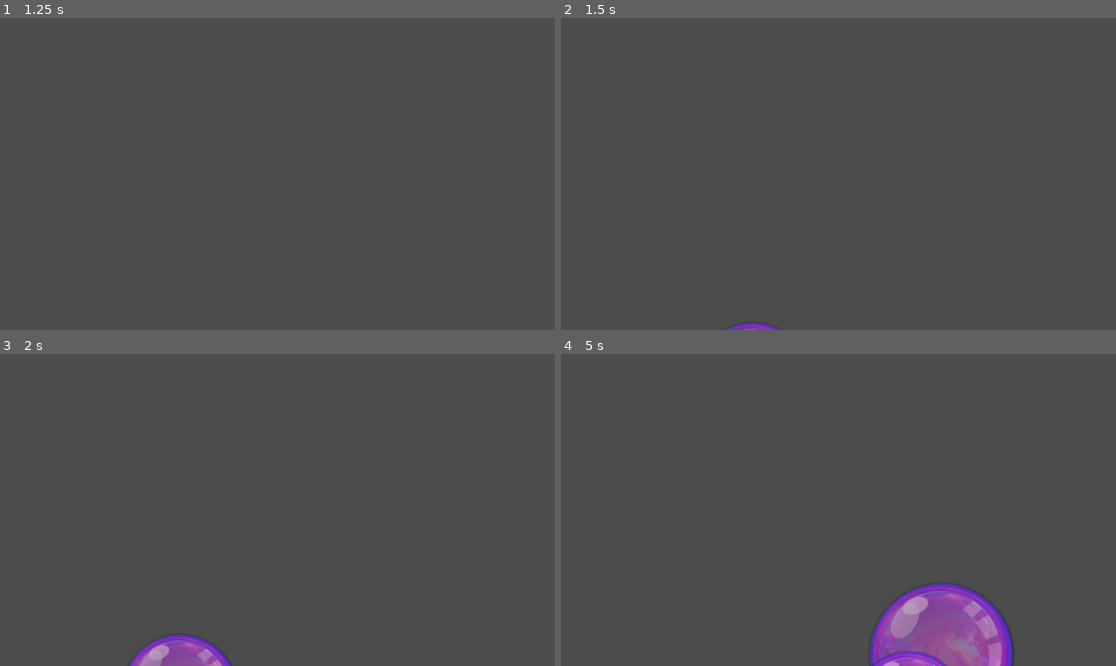
Above: before the commit, frames 1-4 (two rows, left to right).
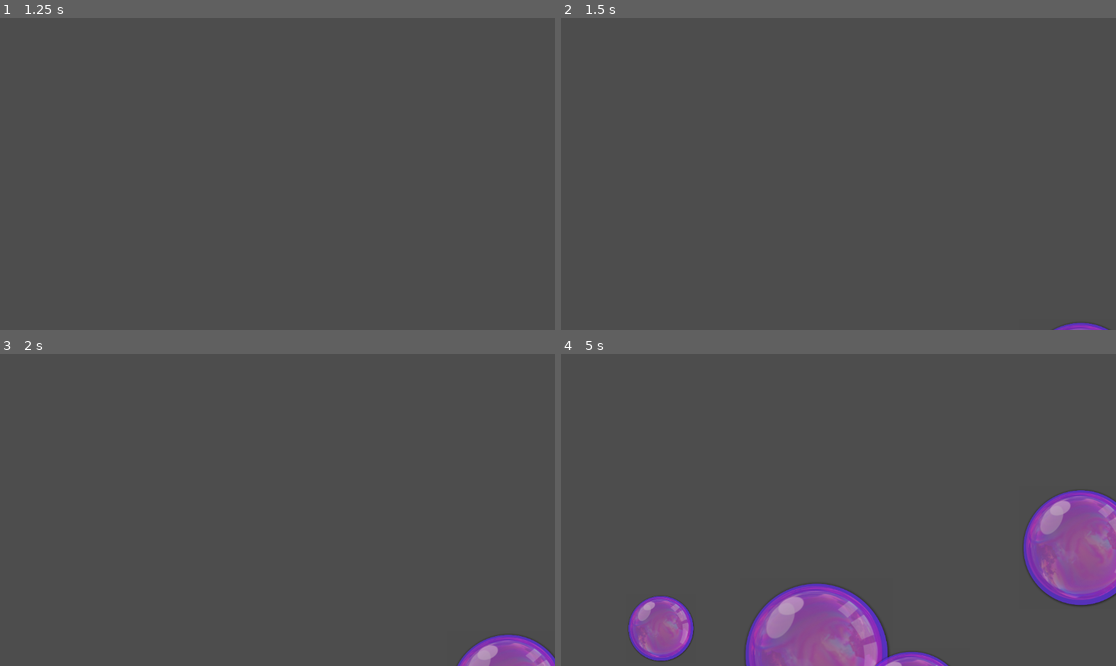
Above: after the commit, the same moments.

Repository: rlubke/bubble-pop
Game: Godot game, scene res://Main/Main.tscn
Two runs of this game, one before a commit and one after it. Both use one fixed random seed, a clock stepped at 60 frames per second and the inputs below.
Inputs (mouse positions are in pixels of both pictures, inside the frame that each line leads up to):
- Up to frame 1 (1.25 s): tap Enter at 0.5 s; move the mouse to (399, 158) at 0.52 s; click (399, 158) at 0.67 s
- Up to frame 2 (1.5 s): tap Space at 1.25 s; move the mouse to (727, 189) at 1.27 s; click (727, 189) at 1.42 s
- Up to frame 3 (2 s): no input
- Up to frame 4 (5 s): move the mouse to (894, 441) at 2.02 s; click (894, 441) at 2.17 s; move the mouse to (760, 656) at 2.77 s; click (760, 656) at 2.92 s; move the mouse to (1005, 556) at 3.52 s; click (1005, 556) at 3.67 s; move the mouse to (721, 662) at 4.27 s; click (721, 662) at 4.42 s

Frame 1 is identical in both runs. In frame 2, 0.3% of the frame differs, in the area x 29-99%, y 97-100%; in frame 3, 2.6%; in frame 4, 17%, in the area x 12-100%, y 43-100%.

Commit message:
- Added logic to handle cleanup of bubbles  that have reached the top. - Remove unnecessary print statement. - added func blow_bubble to Main to handle   instantiation and adding to tree. - Use float vs int for storing calculated   x position of bubble.

Diff:
--- a/Code/Bubble/Bubble.gd
+++ b/Code/Bubble/Bubble.gd
@@ -6,14 +6,14 @@
 const SPEED: int = 100
 const ABS_MAX_HT: int = 50
 const ABS_MIN_HT: int = 20
-var maxHorizontalTranslation: int
-var translationDirection: int
-var originalXPos;
 
 @onready
 var sprite: Sprite2D = $Sprite2D
+var max_horizontal_translation: int
+var translation_direction: int
+var original_x_pos: float;
 
-func on_clicked(viewport: Node, event: InputEvent, shape_idx: int):
+func on_clicked(_viewport: Node, event: InputEvent, _shape_idx: int):
 	if event is InputEventMouseButton:
 		if event.button_index == MOUSE_BUTTON_LEFT:
 			if event.pressed:
@@ -25,33 +25,34 @@
 
 
 func setup_horizontal_translation():
-	maxHorizontalTranslation = randi_range(ABS_MIN_HT, ABS_MAX_HT)
-	print(maxHorizontalTranslation)
+	max_horizontal_translation = randi_range(ABS_MIN_HT, ABS_MAX_HT)
+
 	if randi_range(1, 2) % 2 == 0:
-		translationDirection = TRANS_LEFT
+		translation_direction = TRANS_LEFT
 	else:
-		translationDirection = TRANS_RIGHT
+		translation_direction = TRANS_RIGHT
 
 
 func setup_initial_position(bubble_scale: float):
-	originalXPos = randi_range(100, 1100)
-	position.x = originalXPos
+	original_x_pos = randf_range(100, 1100)
+	position.x = original_x_pos
 	position.y = get_viewport().size.y + (sprite.get_rect().size.y * bubble_scale)
+
 
 func process_horizontal_translation():
 	var curX: float = position.x;
-	if translationDirection == TRANS_LEFT:
-		if curX - 1 >= originalXPos - maxHorizontalTranslation:
+	if translation_direction == TRANS_LEFT:
+		if curX - 1 >= original_x_pos - max_horizontal_translation:
 			position.x = curX - 1;
 		else:
-			translationDirection = TRANS_RIGHT
+			translation_direction = TRANS_RIGHT
 			position.x = curX + 1;
 
-	if translationDirection == TRANS_RIGHT:
-		if curX + 1 <= originalXPos + maxHorizontalTranslation:
+	if translation_direction == TRANS_RIGHT:
+		if curX + 1 <= original_x_pos + max_horizontal_translation:
 			position.x = curX + 1;
 		else:
-			translationDirection = TRANS_LEFT
+			translation_direction = TRANS_LEFT
 			position.x = curX - 1;
 
 
@@ -72,4 +73,10 @@
 # Called every frame. 'delta' is the elapsed time since the previous frame.
 func _process(delta: float) -> void:
 	position.y -= SPEED * delta # pixes / frame
-	process_horizontal_translation()
+
+	# If the bubble has reached the top, 'pop' to free memory,
+	# otherwise continue with horizontal translation processing.
+	if (position.y < 0):
+		pop()
+	else:
+		process_horizontal_translation()
--- a/Code/Main/Main.gd
+++ b/Code/Main/Main.gd
@@ -5,8 +5,12 @@
 
 const BUBBLE: PackedScene = preload("res://Bubble/Bubble.tscn")
 
+func blow_bubble():
+	add_child(BUBBLE.instantiate())
+
 func _ready() -> void:
 	for i in range(1000):
-		var bubble: Bubble = BUBBLE.instantiate()
-		add_child(bubble)
+		blow_bubble()
+
+		# create a random timer that will pause the loop at random intervals
 		await get_tree().create_timer(randf_range(.5, 2)).timeout
